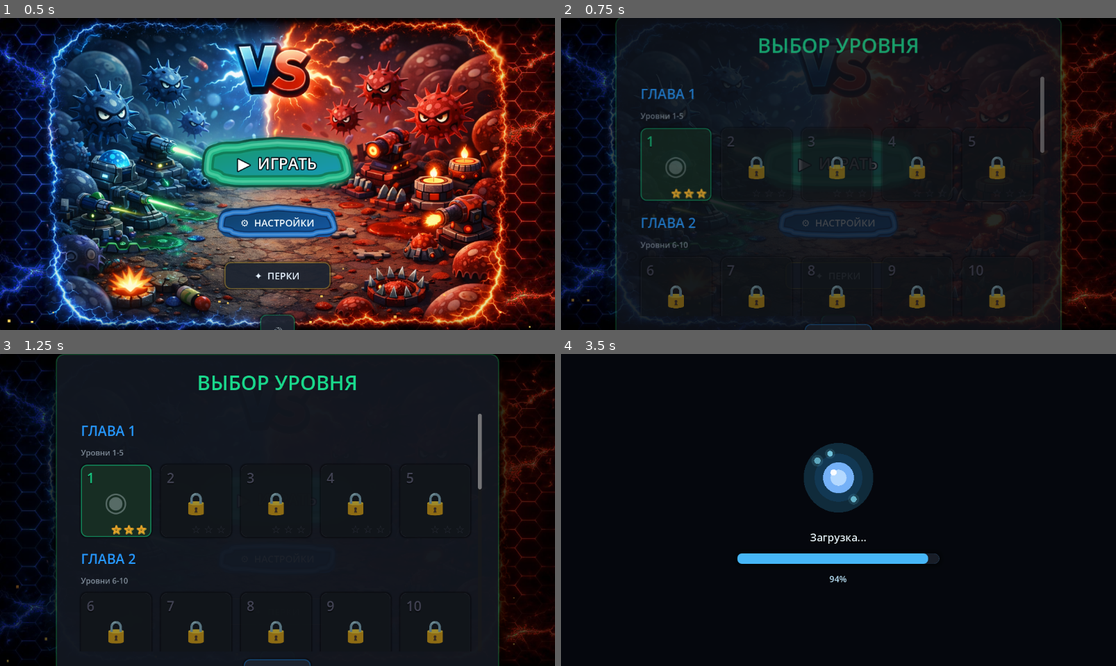
Above: before the commit, frames 1-4 (two rows, left to right).
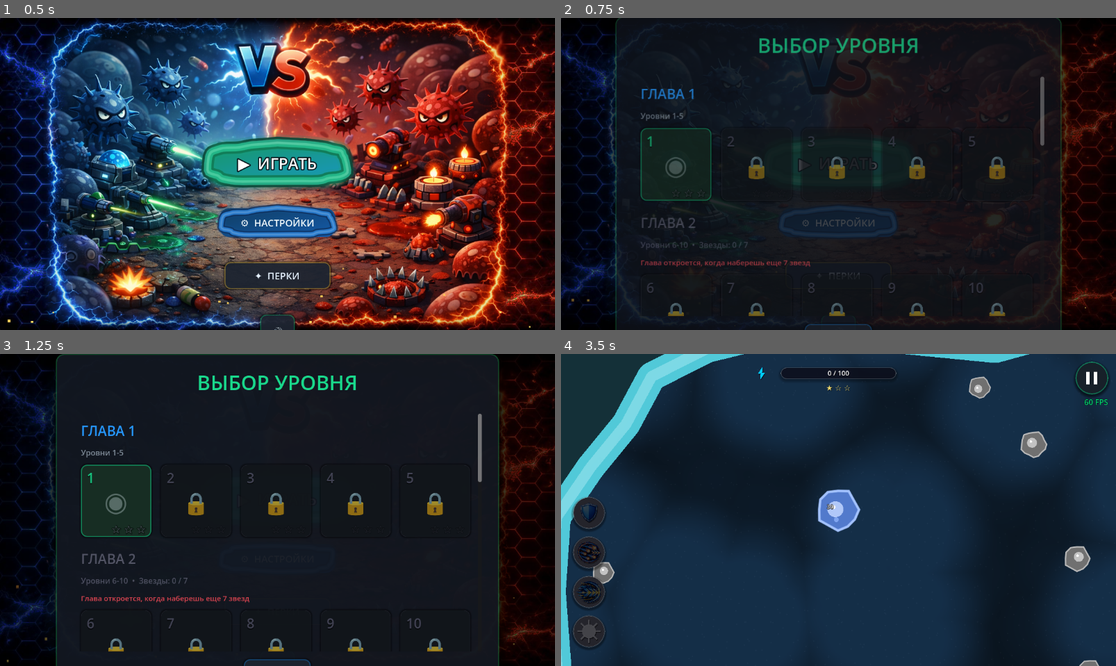
Above: after the commit, the same moments.

Repository: alexey231090/CellColony
Game: Godot game, scene res://scenes/ui/main_menu/main_menu.tscn
Same seed, same stepped clock (60 frames per second), same inputs: the game is played once before the commit and once after it.
Inputs (mouse positions are in pixels of both pictures, inside the frame that each line leads up to):
- Up to frame 1 (0.5 s): no input
- Up to frame 2 (0.75 s): click "▶ ИГРАТЬ" at 0.5 s
- Up to frame 3 (1.25 s): no input
- Up to frame 4 (3.5 s): click "1" at 1.25 s; click "▶ ИГРАТЬ" at 2 s; click (838, 475) at 2.77 s

Frame 1 is identical in both runs. In frame 2, 1.9% of the frame differs, in the area x 14-88%, y 40-96%; in frame 3, 1.9%; in frame 4, 91%, in the area x 0-100%, y 0-100%.

Commit message:
Add tutorial level flow and chapter star gates

Diff:
--- a/scenes/levels/organic_level.gd
+++ b/scenes/levels/organic_level.gd
@@ -103,7 +103,10 @@
 
 	seed(level_data.seed)
 	var neutral_rng := RandomNumberGenerator.new()
-	neutral_rng.randomize()
+	if bool(level_data.get("is_tutorial", false)):
+		neutral_rng.seed = int(level_data.get("fixed_neutral_seed", int(level_data.get("seed", 0)) + 1000))
+	else:
+		neutral_rng.randomize()
 	map_size *= float(level_data.get("map_scale", 1.0))
 
 	# 1. Генерация органических физических границ уровня
@@ -320,19 +323,15 @@
 	var has_next_level := false
 	var next_level_num := 1
 	var difficulty_stars := "★ ☆ ☆"
+	var earned_stars := 1
 
 	if level_manager != null:
 		current_level_num = int(level_manager.current_level)
-		level_manager.complete_current_level()
+		earned_stars = int(level_manager.get_current_level_star_reward())
+		level_manager.register_level_completion(current_level_num, earned_stars)
 		has_next_level = bool(level_manager.has_next_level())
 		next_level_num = int(level_manager.get_next_level_number())
-		match String(level_manager.get_selected_difficulty()):
-			"hard":
-				difficulty_stars = "★ ★ ★"
-			"medium":
-				difficulty_stars = "★ ★ ☆"
-			_:
-				difficulty_stars = "★ ☆ ☆"
+		difficulty_stars = _stars_to_text(earned_stars)
 
 	if _pause_menu != null:
 		_pause_menu.is_open = false
@@ -343,6 +342,17 @@
 	if _victory_menu != null:
 		_victory_menu.setup(current_level_num, difficulty_stars, has_next_level, next_level_num)
 		_victory_menu.show_victory()
+
+func _stars_to_text(stars: int) -> String:
+	match clampi(stars, 0, 3):
+		3:
+			return "★ ★ ★"
+		2:
+			return "★ ★ ☆"
+		1:
+			return "★ ☆ ☆"
+		_:
+			return "☆ ☆ ☆"
 
 func _generate_borders_organic(level_data: Dictionary) -> PackedVector2Array:
 	var border_node: StaticBody2D = StaticBody2D.new()
--- a/scenes/ui/main_menu/main_menu.gd
+++ b/scenes/ui/main_menu/main_menu.gd
@@ -184,6 +184,7 @@
 	settings_panel.visible = false
 	perks_panel.visible = false
 	overlay.visible = false
+	call_deferred("_open_pending_level_selection")
 
 	# Запускаем пульсацию СВЕЧЕНИЯ и РАЗМЕРА
 	if play_button.has_meta("glow") and play_button.has_meta("wrapper"):
@@ -701,18 +702,37 @@
 		child.queue_free()
 
 	var chapters := int(ceili(float(total_levels) / 5.0))
+	var level_manager := get_node_or_null("/root/LevelManager")
 	for chapter_index in range(1, chapters + 1):
 		var chapter_box = VBoxContainer.new()
 		chapter_box.add_theme_constant_override("separation", 14)
 		level_list.add_child(chapter_box)
 
-		var chapter_title = _make_label("ГЛАВА %d" % chapter_index, 28, ACCENT_BLUE)
+		var chapter_unlocked := true
+		var required_stars := 0
+		var total_stars_now := 0
+		if level_manager != null:
+			chapter_unlocked = bool(level_manager.is_chapter_unlocked(chapter_index))
+			required_stars = int(level_manager.get_required_stars_for_chapter(chapter_index))
+			total_stars_now = int(level_manager.get_total_stars())
+
+		var chapter_title_color := ACCENT_BLUE if chapter_unlocked else LOCKED_COLOR.lightened(0.15)
+		var chapter_title = _make_label("ГЛАВА %d" % chapter_index, 28, chapter_title_color)
 		chapter_title.horizontal_alignment = HORIZONTAL_ALIGNMENT_LEFT
 		chapter_box.add_child(chapter_title)
 
-		var subtitle = _make_label("Уровни %d-%d" % [((chapter_index - 1) * 5) + 1, mini(chapter_index * 5, total_levels)], 16, TEXT_DIM)
+		var subtitle_text := "Уровни %d-%d" % [((chapter_index - 1) * 5) + 1, mini(chapter_index * 5, total_levels)]
+		if chapter_index > 1:
+			subtitle_text += "  •  Звезды: %d / %d" % [min(total_stars_now, required_stars), required_stars]
+		var subtitle_color := TEXT_DIM if chapter_unlocked else LOCKED_COLOR.lightened(0.1)
+		var subtitle = _make_label(subtitle_text, 16, subtitle_color)
 		subtitle.horizontal_alignment = HORIZONTAL_ALIGNMENT_LEFT
 		chapter_box.add_child(subtitle)
+
+		if not chapter_unlocked:
+			var locked_hint = _make_label("Глава откроется, когда наберешь еще %d звезд" % max(0, required_stars - total_stars_now), 15, ACCENT_RED * Color(1, 1, 1, 0.85))
+			locked_hint.horizontal_alignment = HORIZONTAL_ALIGNMENT_LEFT
+			chapter_box.add_child(locked_hint)
 
 		var chapter_grid = GridContainer.new()
 		chapter_grid.columns = 5
@@ -723,9 +743,18 @@
 		var start_level := (chapter_index - 1) * 5 + 1
 		var end_level := mini(chapter_index * 5, total_levels)
 		for level_num in range(start_level, end_level + 1):
-			chapter_grid.add_child(_build_level_button(level_num, level_num <= unlocked_levels))
+			var is_available := level_num <= unlocked_levels
+			if level_manager != null:
+				is_available = bool(level_manager.is_level_available(level_num))
+			chapter_grid.add_child(_build_level_button(level_num, is_available))
 
 func _build_level_button(level_num: int, is_unlocked: bool) -> Button:
+	var level_manager := get_node_or_null("/root/LevelManager")
+	var best_stars := 0
+	if level_manager != null:
+		best_stars = int(level_manager.get_level_best_stars(level_num))
+	var stars_text := _stars_to_text(best_stars)
+
 	var btn = Button.new()
 	btn.custom_minimum_size = Vector2(140, 150)
 	btn.mouse_default_cursor_shape = Control.CURSOR_POINTING_HAND if is_unlocked else Control.CURSOR_FORBIDDEN
@@ -751,7 +780,7 @@
 	icon_lbl.mouse_filter = Control.MOUSE_FILTER_IGNORE
 
 	var stars_lbl = Label.new()
-	stars_lbl.text = "☆ ☆ ☆"
+	stars_lbl.text = stars_text
 	stars_lbl.set_anchors_and_offsets_preset(Control.PRESET_BOTTOM_WIDE)
 	stars_lbl.horizontal_alignment = HORIZONTAL_ALIGNMENT_CENTER
 	stars_lbl.position.y = -32
@@ -767,11 +796,10 @@
 		icon_lbl.modulate.a = 0.32
 		num_settings.font_color = ACCENT_COLOR * Color(1, 1, 1, 0.9)
 		icon_lbl.add_theme_color_override("font_color", Color(0.92, 0.98, 1.0, 0.95))
-
-		stars_set.font_color = Color(1.0, 0.9, 0.4, 0.8) # Золотые звезды
+		stars_set.font_color = Color(1.0, 0.9, 0.4, 0.85) if best_stars > 0 else Color(0.75, 0.8, 0.9, 0.5)
 		stars_set.outline_size = 4
-		stars_set.outline_color = Color(1.0, 0.5, 0.0, 0.5)
-		stars_set.shadow_color = Color(1.0, 0.8, 0.2, 0.6)
+		stars_set.outline_color = Color(1.0, 0.5, 0.0, 0.5) if best_stars > 0 else Color(0.0, 0.0, 0.0, 0.35)
+		stars_set.shadow_color = Color(1.0, 0.8, 0.2, 0.6) if best_stars > 0 else Color(0.0, 0.0, 0.0, 0.25)
 		stars_set.shadow_size = 8
 
 		btn.mouse_entered.connect(func():
@@ -800,7 +828,9 @@
 		icon_lbl.text = "🔒"
 		num_settings.font_color = LOCKED_COLOR
 		icon_lbl.add_theme_color_override("font_color", LOCKED_COLOR)
-		stars_set.font_color = LOCKED_COLOR * Color(1,1,1, 0.5)
+		stars_set.font_color = LOCKED_COLOR * Color(1, 1, 1, 0.5)
+		stars_set.outline_size = 4
+		stars_set.outline_color = Color(0.0, 0.0, 0.0, 0.28)
 		btn.disabled = true
 		var locked_sb = _make_stylebox(Color(0.08, 0.1, 0.12, 0.7), BTN_CORNER, 1, LOCKED_COLOR * Color(1, 1, 1, 0.2))
 		btn.add_theme_stylebox_override("normal", locked_sb)
@@ -811,6 +841,26 @@
 	btn.add_child(stars_lbl)
 	btn.size_flags_horizontal = Control.SIZE_EXPAND_FILL
 	return btn
+
+func _stars_to_text(stars: int) -> String:
+	match clampi(stars, 0, 3):
+		3:
+			return "★ ★ ★"
+		2:
+			return "★ ★ ☆"
+		1:
+			return "★ ☆ ☆"
+		_:
+			return "☆ ☆ ☆"
+
+func _open_pending_level_selection() -> void:
+	var lm := get_node_or_null("/root/LevelManager")
+	if lm == null:
+		return
+	var level_num := int(lm.consume_pending_level_selection())
+	if level_num <= 0:
+		return
+	_open_difficulty_panel(level_num)
 
 func _build_difficulty_panel() -> void:
 	difficulty_panel = CenterContainer.new()
@@ -948,6 +998,10 @@
 	return btn
 
 func _open_difficulty_panel(level_num: int) -> void:
+	if _should_skip_difficulty_panel(level_num):
+		_start_level(level_num, "easy")
+		return
+
 	pending_level_num = level_num
 	_hide_panel(level_panel)
 	var tween = create_tween()
@@ -958,10 +1012,13 @@
 
 func _start_level_with_difficulty(difficulty: String) -> void:
 	print("Выбран уровень: ", pending_level_num, ", сложность: ", difficulty)
+	_start_level(pending_level_num, difficulty)
+
+func _start_level(level_num: int, difficulty: String) -> void:
 	var scene_path := "res://scenes/main.tscn"
 	if has_node("/root/LevelManager"):
 		var lm: Node = get_node("/root/LevelManager")
-		lm.set_current_level(pending_level_num)
+		lm.set_current_level(level_num)
 		lm.set_selected_difficulty(difficulty)
 		scene_path = lm.get_current_level_scene_path()
 
@@ -974,6 +1031,12 @@
 		else:
 			get_tree().change_scene_to_file(scene_path)
 	)
+
+func _should_skip_difficulty_panel(level_num: int) -> bool:
+	var lm := get_node_or_null("/root/LevelManager")
+	if lm == null:
+		return false
+	return bool(lm.get_level_data(level_num).get("skip_difficulty_select", false))
 
 func _on_difficulty_cancel() -> void:
 	_hide_panel(difficulty_panel)
--- a/scenes/ui/victory_menu.gd
+++ b/scenes/ui/victory_menu.gd
@@ -190,12 +190,11 @@
 		_on_menu_pressed()
 		return
 
-	level_manager.set_current_level(_next_level_num)
-	var scene_path := String(level_manager.get_current_level_scene_path())
+	level_manager.queue_level_selection(_next_level_num)
 	if has_node("/root/LoadingManager"):
-		get_node("/root/LoadingManager").transition_to_scene(scene_path)
+		get_node("/root/LoadingManager").transition_to_scene("res://scenes/ui/main_menu/main_menu.tscn")
 	else:
-		get_tree().change_scene_to_file(scene_path)
+		get_tree().change_scene_to_file("res://scenes/ui/main_menu/main_menu.tscn")
 
 func _on_replay_pressed() -> void:
 	var current_scene := get_tree().current_scene
--- a/scripts/core/LevelManager.gd
+++ b/scripts/core/LevelManager.gd
@@ -4,10 +4,13 @@
 const DIFFICULTY_MEDIUM := "medium"
 const DIFFICULTY_HARD := "hard"
 const CHAPTER_SIZE := 5
+const MAX_STARS_PER_LEVEL := 3
 
 var current_level: int = 1
 var unlocked_levels: int = 1
 var selected_difficulty: String = DIFFICULTY_EASY
+var level_best_stars: Dictionary = {}
+var pending_level_selection: int = 0
 
 const DEFAULT_LEVEL_DATA := {
 	"scene_path": "res://scenes/levels/organic_level.tscn",
@@ -26,6 +29,9 @@
 		"id": 1,
 		"chapter": 1,
 		"title": "Первые Деления",
+		"is_tutorial": true,
+		"skip_difficulty_select": true,
+		"force_difficulty": DIFFICULTY_EASY,
 		"scene_path": "res://scenes/levels/organic_level.tscn",
 		"num_enemies": 1,
 		"has_islands": true,
@@ -33,6 +39,7 @@
 		"map_scale": 1.1,
 		"num_neutrals": 61,
 		"seed": 101,
+		"fixed_neutral_seed": 1101,
 		"shape_type": "rounded_box",
 		"shape_size": Vector2(7200, 5000),
 		"shape_power": 4.6,
@@ -2234,6 +2241,10 @@
 func _ready() -> void:
 	levels = BASE_LEVELS.duplicate(true)
 	_ensure_level_count(30)
+	_reset_runtime_progress()
+
+func _reset_runtime_progress() -> void:
+	level_best_stars.clear()
 
 func _ensure_level_count(target_count: int) -> void:
 	if levels.size() >= target_count:
@@ -2258,24 +2269,104 @@
 	return levels.size()
 
 func has_next_level() -> bool:
-	return current_level < get_total_levels()
+	return get_next_level_number() != current_level
 
 func get_next_level_number() -> int:
-	if not has_next_level():
+	var next_level := current_level + 1
+	if next_level > get_total_levels():
 		return current_level
-	return current_level + 1
+	if not is_level_available(next_level):
+		return current_level
+	return next_level
 
 func complete_current_level() -> void:
 	unlocked_levels = max(unlocked_levels, current_level)
-	if has_next_level():
-		unlocked_levels = max(unlocked_levels, get_next_level_number())
+	if current_level < get_total_levels():
+		unlocked_levels = max(unlocked_levels, current_level + 1)
 	unlocked_levels = clampi(unlocked_levels, 1, get_total_levels())
+
+func get_stars_for_difficulty(difficulty: String, level_num: int = current_level) -> int:
+	var level_data := get_level_data(level_num)
+	if bool(level_data.get("is_tutorial", false)):
+		return MAX_STARS_PER_LEVEL
+
+	match difficulty:
+		DIFFICULTY_HARD:
+			return 3
+		DIFFICULTY_MEDIUM:
+			return 2
+		_:
+			return 1
+
+func get_current_level_star_reward() -> int:
+	return get_stars_for_difficulty(String(get_current_level_data().get("selected_difficulty", DIFFICULTY_EASY)), current_level)
+
+func get_level_best_stars(level_num: int) -> int:
+	if level_num < 1 or level_num > get_total_levels():
+		return 0
+	return int(level_best_stars.get(level_num, 0))
+
+func set_level_best_stars(level_num: int, stars: int) -> bool:
+	if level_num < 1 or level_num > get_total_levels():
+		return false
+	var clamped_stars := clampi(stars, 0, MAX_STARS_PER_LEVEL)
+	var previous_stars := get_level_best_stars(level_num)
+	if clamped_stars <= previous_stars:
+		return false
+	level_best_stars[level_num] = clamped_stars
+	return true
+
+func register_level_completion(level_num: int, stars: int) -> Dictionary:
+	set_current_level(level_num)
+	var previous_best := get_level_best_stars(level_num)
+	var updated := set_level_best_stars(level_num, stars)
+	complete_current_level()
+	return {
+		"earned_stars": clampi(stars, 0, MAX_STARS_PER_LEVEL),
+		"previous_best_stars": previous_best,
+		"best_stars": get_level_best_stars(level_num),
+		"is_new_best": updated,
+		"total_stars": get_total_stars(),
+	}
+
+func get_total_stars() -> int:
+	var total := 0
+	for level_num in level_best_stars.keys():
+		total += int(level_best_stars[level_num])
+	return total
+
+func get_required_stars_for_chapter(chapter_index: int) -> int:
+	if chapter_index <= 1:
+		return 0
+	return 7 * (chapter_index - 1)
+
+func is_chapter_unlocked(chapter_index: int) -> bool:
+	if chapter_index <= 1:
+		return true
+	return get_total_stars() >= get_required_stars_for_chapter(chapter_index)
+
+func is_level_available(level_num: int) -> bool:
+	if level_num < 1 or level_num > get_total_levels():
+		return false
+	var chapter_index := int(get_level_data(level_num).get("chapter", 1))
+	if not is_chapter_unlocked(chapter_index):
+		return false
+	return level_num <= unlocked_levels
+
+func get_chapter_star_progress(chapter_index: int) -> Dictionary:
+	return {
+		"chapter": chapter_index,
+		"required_stars": get_required_stars_for_chapter(chapter_index),
+		"total_stars": get_total_stars(),
+		"is_unlocked": is_chapter_unlocked(chapter_index),
+	}
 
 func unlock_all_levels() -> void:
 	unlocked_levels = max(1, get_total_levels())
 
 func reset_level_unlocks() -> void:
 	unlocked_levels = 1
+	_reset_runtime_progress()
 
 func are_all_levels_unlocked() -> bool:
 	return unlocked_levels >= get_total_levels()
@@ -2290,7 +2381,8 @@
 
 func get_current_level_data() -> Dictionary:
 	var data := get_level_data(current_level)
-	data["selected_difficulty"] = selected_difficulty
+	var forced_difficulty := String(data.get("force_difficulty", ""))
+	data["selected_difficulty"] = forced_difficulty if not forced_difficulty.is_empty() else selected_difficulty
 	return data
 
 func get_current_level_scene_path() -> String:
@@ -2309,6 +2401,34 @@
 func get_selected_difficulty() -> String:
 	return selected_difficulty
 
+func queue_level_selection(level_num: int) -> void:
+	pending_level_selection = clampi(level_num, 1, get_total_levels())
+
+func consume_pending_level_selection() -> int:
+	var level_num := pending_level_selection
+	pending_level_selection = 0
+	return level_num
+
+func export_progress_state() -> Dictionary:
+	return {
+		"current_level": current_level,
+		"unlocked_levels": unlocked_levels,
+		"selected_difficulty": selected_difficulty,
+		"level_best_stars": level_best_stars.duplicate(true),
+	}
+
+func import_progress_state(data: Dictionary) -> void:
+	current_level = clampi(int(data.get("current_level", current_level)), 1, max(1, get_total_levels()))
+	unlocked_levels = clampi(int(data.get("unlocked_levels", unlocked_levels)), 1, get_total_levels())
+	set_selected_difficulty(String(data.get("selected_difficulty", selected_difficulty)))
+	level_best_stars.clear()
+	var imported_stars: Dictionary = data.get("level_best_stars", {})
+	for key in imported_stars.keys():
+		var level_num := int(key)
+		var stars := clampi(int(imported_stars[key]), 0, MAX_STARS_PER_LEVEL)
+		if level_num >= 1 and level_num <= get_total_levels() and stars > 0:
+			level_best_stars[level_num] = stars
+
 func get_chapter_range(chapter_index: int) -> Vector2i:
 	var start_level := (chapter_index - 1) * CHAPTER_SIZE + 1
 	var end_level := mini(chapter_index * CHAPTER_SIZE, get_total_levels())
Not shown, changed: REFERENCE.md
